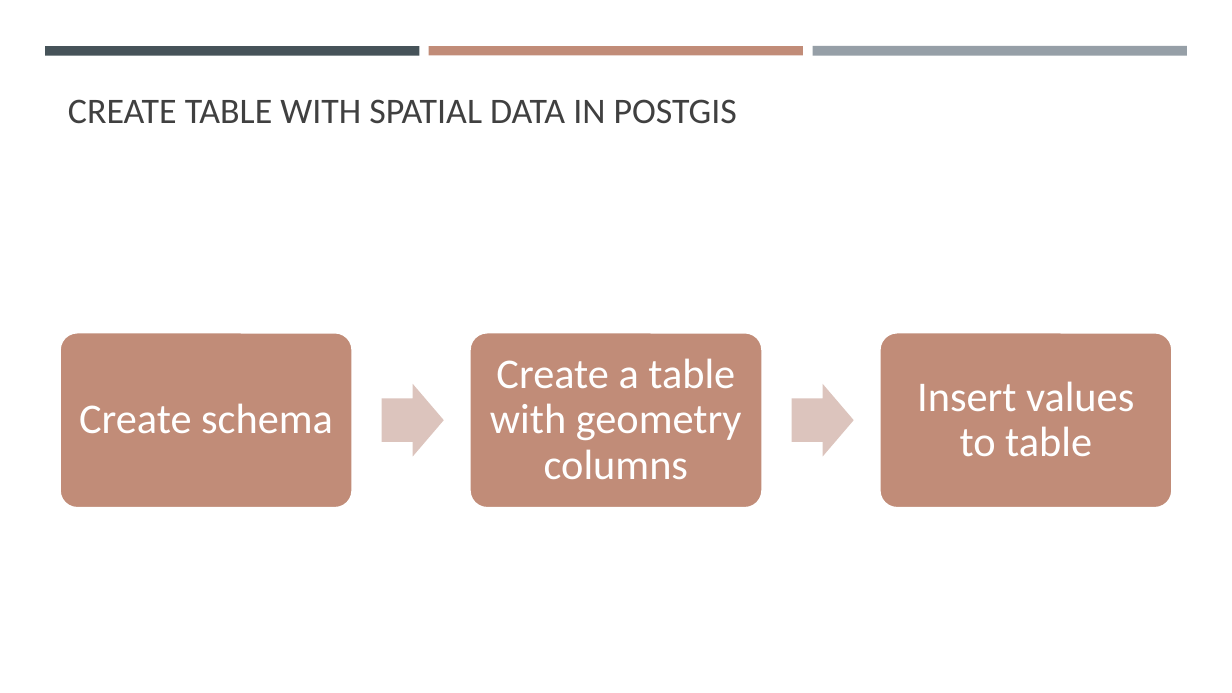
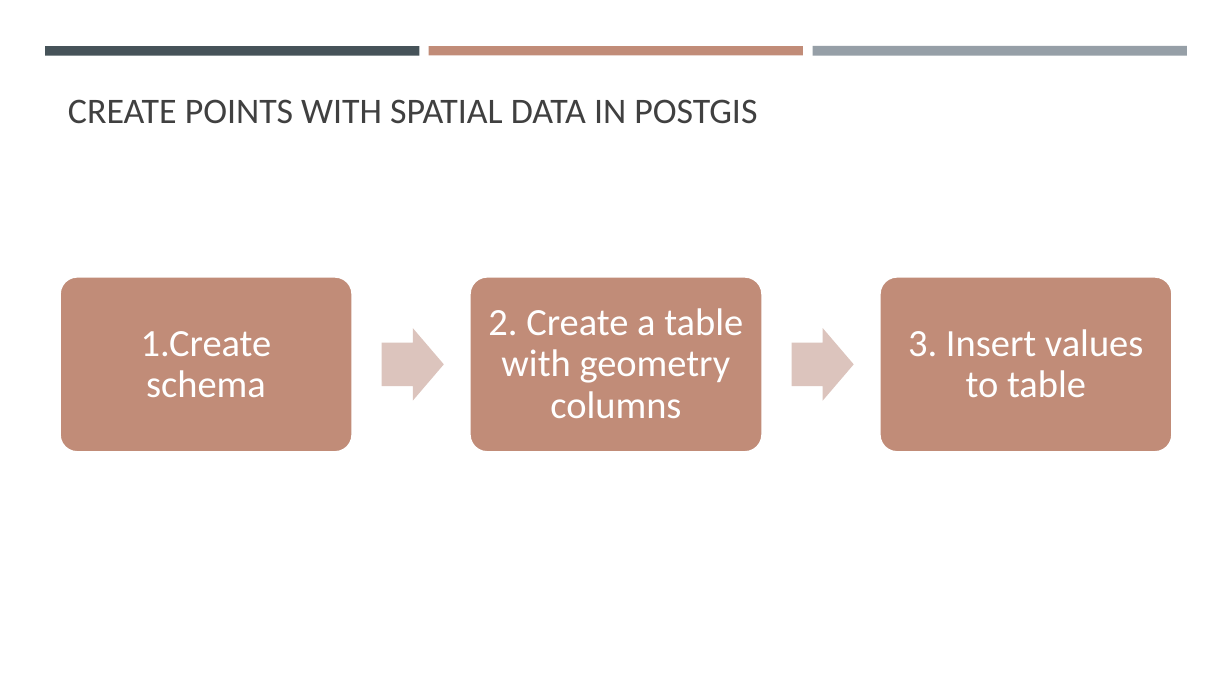
Before and after one commit to gisynw/ssj-376, a slide deck: slide 31 of docs/Lectures/Week03/Week03_SpatialData.pptx (slide 28 before the commit). Drawn at 1232x693 pixels with LibreOffice and Linux fonts; fonts in the diff are those of the drawing. Boxes give left, top, right and bottom in pixels: in the first picture for what was removed or moved away, otherwise in the second. Text is boxed around its words. In the diff, an @@ line names an element or a change of style, - is before the commit and + after.

```diff
--- a/docs/Lectures/Week03/Week03_SpatialData.pptx
+++ b/docs/Lectures/Week03/Week03_SpatialData.pptx
@@ title at (x1=68, y1=99, x2=757, y2=124): text changed @@
-CREATE TABLE WITH SPATIAL DATA IN POSTGIS
+CREATE POINTS WITH SPATIAL DATA IN POSTGIS
@@ 3 rounded rectangles, 2 right arrows moved together from (x1=60, y1=333, x2=1173, y2=508) to (x1=60, y1=276, x2=1173, y2=452) @@
@@ text at (x1=488, y1=308, x2=743, y2=418): text changed; size 33 to 30 pt @@
-Create a table with geometry columns
+2. Create a table with geometry columns
@@ text at (x1=908, y1=329, x2=1143, y2=397): text changed; size 33 to 30 pt @@
-Insert values to table
+3. Insert values to table
@@ text at (x1=141, y1=331, x2=272, y2=397): text changed; size 33 to 30 pt @@
-Create schema
+1.Create schema
```
Also in this commit, not shown: 17 other slides changed, 17 slides added, 5 slides removed, 7 other files.
